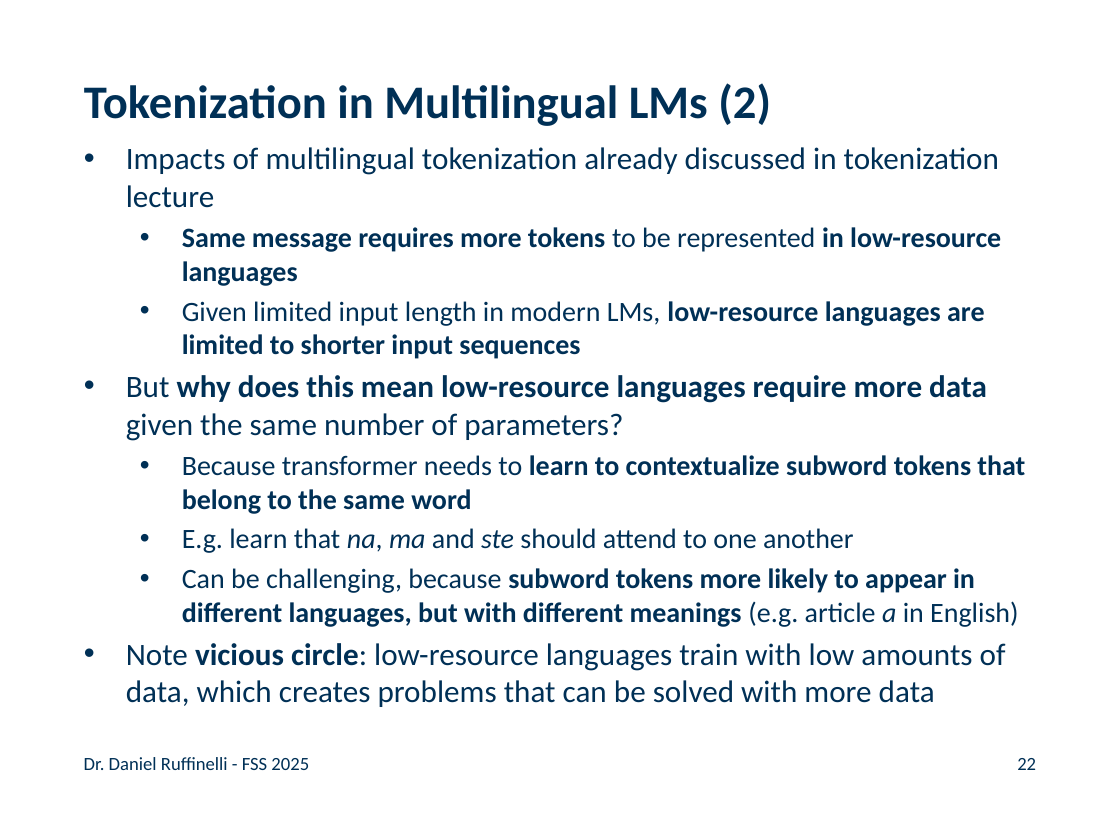
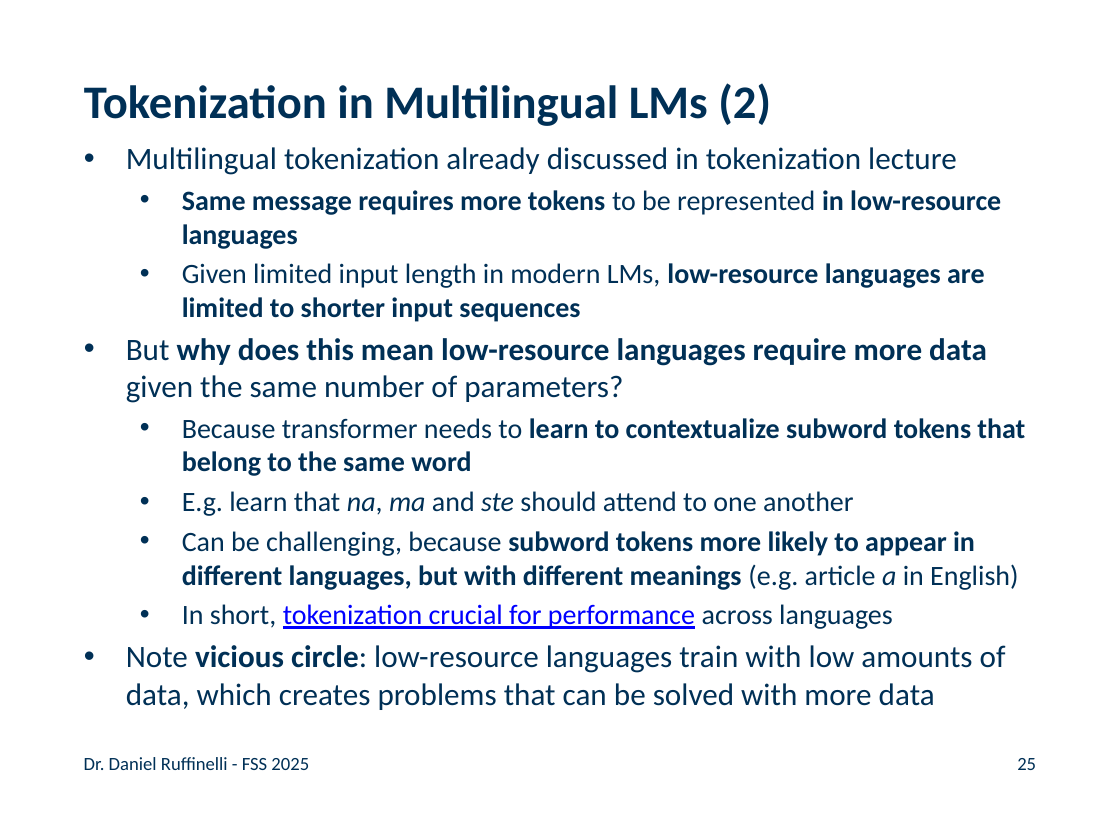
Before and after one commit to rufex2001/teaching_llms, a slide deck: slide 25 of lectures/09_multilingual_nlp/09_multilingual_nlp.pptx (slide 22 before the commit). Drawn at 1120x840 pixels with LibreOffice and Linux fonts; fonts in the diff are those of the drawing; background and template pictures are left out. Boxes give left, top, right and bottom in pixels: in the first picture for what was removed or moved away, otherwise in the second. Text is boxed around its words. In the diff, an @@ line names an element or a change of style, - is before the commit and + after.

```diff
--- a/lectures/09_multilingual_nlp/09_multilingual_nlp.pptx
+++ b/lectures/09_multilingual_nlp/09_multilingual_nlp.pptx
@@ text at <box>126,147,957,175</box>: text changed @@
-• Impacts of multilingual tokenization already discussed in tokenization lecture
+• Multilingual tokenization already discussed in tokenization lecture
@@ text at <box>182,604,893,629</box>: paragraph added @@
+  • In short, tokenization crucial for performance across languages
@@ page number at <box>1017,758,1036,770</box>: text changed @@
-22
+25
```
Also in this commit, not shown: 10 other slides changed, 4 slides added, 13 other files.
